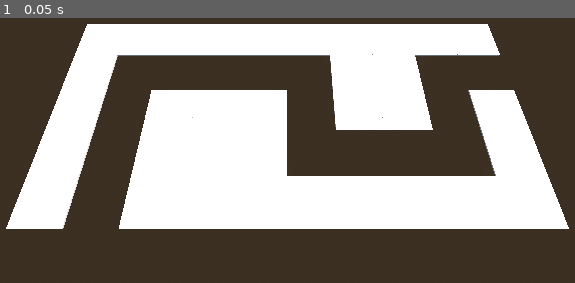
Above: before the commit, frame 1.
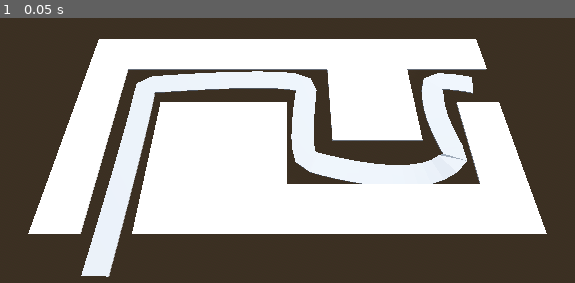
Above: after the commit, the same moment.

Repository: EsbenNyboe/TowerDefense
Game: Godot game, scene res://BaseLevel.tscn
Two runs of this game, one before a commit and one after it. Both use one fixed random seed, a clock stepped at 60 frames per second and the inputs below.
Inputs:
- Up to frame 1 (0.05 s): no input

The runs differ from the first frame. In frame 1, 28% of the frame differs, in the area x 1-99%, y 2-98%.

Commit message:
Add path

Diff:
--- a/barbarianblaster/BaseLevel.tscn
+++ b/barbarianblaster/BaseLevel.tscn
@@ -40,6 +40,7 @@
 transform = Transform3D(1, 0, 0, 0, 0.422618, 0.906308, 0, -0.906308, 0.422618, 0, 23.347, 19.452)
 
 [node name="GridMap" type="GridMap" parent="."]
+transform = Transform3D(1, 0, 0, 0, 1, 0, 0, 0, 1, 0, -2, 0)
 mesh_library = ExtResource("1_lvb7b")
 cell_size = Vector3(4, 4, 4)
 data = {
@@ -48,3 +49,17 @@
 
 [node name="Path3D" type="Path3D" parent="."]
 curve = SubResource("Curve3D_lvb7b")
+
+[node name="CSGPolygon3D" type="CSGPolygon3D" parent="Path3D"]
+polygon = PackedVector2Array(-1, 0, -1, 0.1, 1, 0.1, 1, 0)
+mode = 2
+path_node = NodePath("..")
+path_interval_type = 0
+path_interval = 1.0
+path_simplify_angle = 0.0
+path_rotation = 2
+path_rotation_accurate = false
+path_local = false
+path_continuous_u = true
+path_u_distance = 1.0
+path_joined = false
